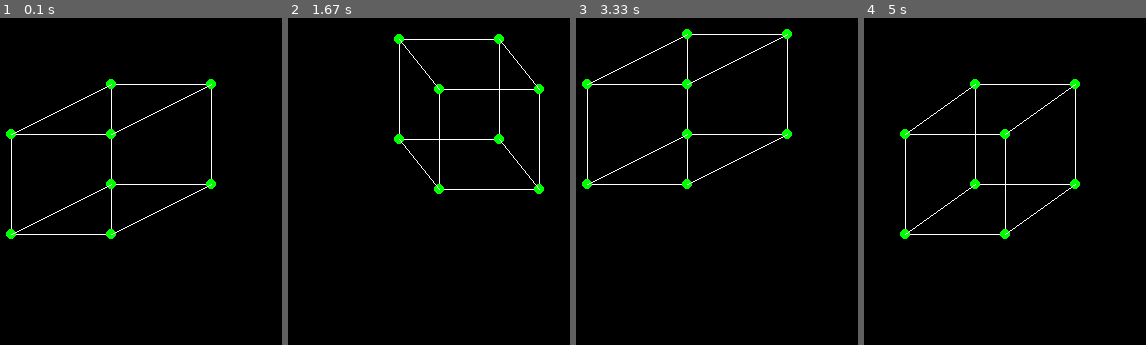
Above: before the commit, frames 1-4 (left to right).
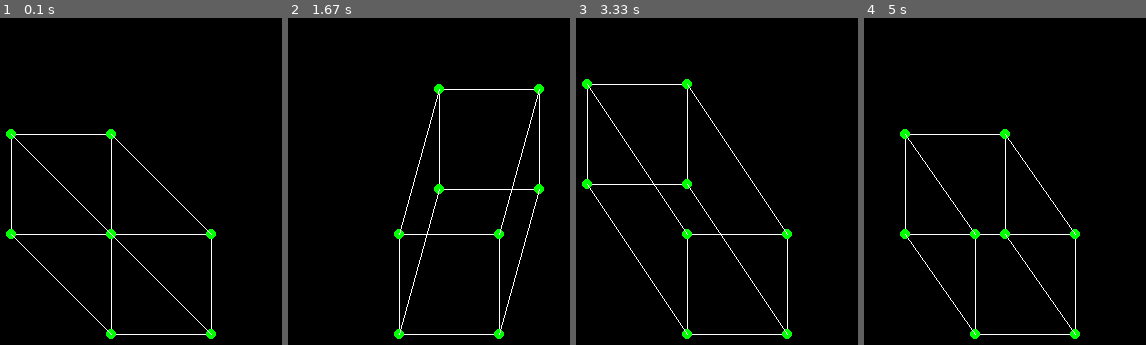
Above: after the commit, the same moments.

Repository: djtrame/Personal
Game: pygame game, started from psyqo_tank_3d_tutorial.py
The game is run twice, just before and just after one commit, with the same random seed, the same clock (stepped at 60 frames per second) and the same inputs.
Inputs:
- Up to frame 1 (0.1 s): no input
- Up to frame 2 (1.67 s): hold Right 0.33-0.8 s; hold Up 0.83-1.13 s; hold Right 1.17-1.63 s
- Up to frame 3 (3.33 s): hold Left 1.67-2.2 s; hold Down 2.23-2.53 s; hold Left 2.57-2.97 s; hold Up from 3 s (still down)
- Up to frame 4 (5 s): release Up at 3.37 s; hold Right 3.4-4.03 s; hold Down 4.07-4.43 s; hold Left 4.47-4.93 s; hold Right from 4.97 s (still down)

The runs differ from the first frame. In frame 1, 2.1% of the frame differs, in the area x 4-77%, y 18-99%; in frame 2, 2.2%; in frame 3, 2.4%, in the area x 4-77%, y 3-99%; in frame 4, 2.1%.

Commit message:
Finished tutorial 96 - coded a quick OpenGL demo

Diff:
--- /dev/null
+++ b/OpenGL_intro.py
@@ -0,0 +1,83 @@
+import pygame
+from pygame.locals import *
+
+from OpenGL.GL import *
+from OpenGL.GLU import *
+
+
+vertices = (
+    (1, -1, -1),
+    (1, 1, -1),
+    (-1, 1, -1),
+    (-1, -1, -1),
+    (1, -1, 1),
+    (1, 1, 1),
+    (-1, -1, 1),
+    (-1, 1, 1)
+)
+
+#12 edges to a cube
+#edges between nodes/vertices
+edges = (
+    (0,1),
+    (0,3),
+    (0,4),
+    (2,1),
+    (2,3),
+    (2,7),
+    (6,3),
+    (6,4),
+    (6,7),
+    (5,1),
+    (5,4),
+    (5,7)
+)
+
+def Draw_Cube():
+    #delimit vertices that define your primitives
+    glBegin(GL_LINES)
+
+    for edge in edges:
+        for vertex in edge:
+            glVertex3fv(vertices[vertex])
+
+    glEnd()
+
+def main():
+    pygame.init()
+
+    display = (800,600)
+
+    #double buffer - we see 1 image, in the background there's another image.  handles monitor refresh rates
+    pygame.display.set_mode(display, DOUBLEBUF|OPENGL)
+
+    #field of view, aspect ratio, clipping closest, clipping distance
+    gluPerspective(45.0, (display[0]/display[1]), 0.1, 50)
+
+    #multiplies the current matrix by a translated matrix
+    #take 5 steps back from the cube
+    #where are we in relation to the cube
+    glTranslatef(0.0,0.0,-5.0)
+
+    #angle, x, y, z
+    #move 90 degrees and we're on top of the cube
+    #glRotatef(90, 5, 0, 0)
+    glRotatef(40,20,20,0)
+
+    while True:
+        for event in pygame.event.get():
+            if event.type == pygame.QUIT:
+                pygame.quit()
+                quit()
+
+        #automatically rotate the cube
+        #glRotatef(1,1,1,1)
+
+        glClear(GL_COLOR_BUFFER_BIT|GL_DEPTH_BUFFER_BIT)
+
+        Draw_Cube()
+        #pygame.display.update() threw an error called "Cannot update an OPENGL display"
+        pygame.display.flip()
+        pygame.time.wait(10)
+
+main()
--- a/psyqo_tank_3d_tutorial.py
+++ b/psyqo_tank_3d_tutorial.py
@@ -63,6 +63,9 @@
     #distance from the middle of the screen
     x_offset = -1*int(startPoint[0]-x_mid)
 
+    y_mid = int(display_height / 2)
+    y_offset = int(startPoint[1] - y_mid)
+
     print(x_offset)
 
     if x_offset < -100:
@@ -71,10 +74,10 @@
         x_offset = 100
 
     #add to the x and subtract from y (go up and to the right)
-    node_5 = [node_1[0] + x_offset, node_1[1]-offset]
-    node_6 = [node_2[0] + x_offset, node_2[1]-offset]
-    node_7 = [node_3[0] + x_offset, node_3[1]-offset]
-    node_8 = [node_4[0] + x_offset, node_4[1]-offset]
+    node_5 = [node_1[0] + x_offset, node_1[1]-y_offset]
+    node_6 = [node_2[0] + x_offset, node_2[1]-y_offset]
+    node_7 = [node_3[0] + x_offset, node_3[1]-y_offset]
+    node_8 = [node_4[0] + x_offset, node_4[1]-y_offset]
 
     #top line
     pygame.draw.line(gameDisplay, white, node_1, node_2)
